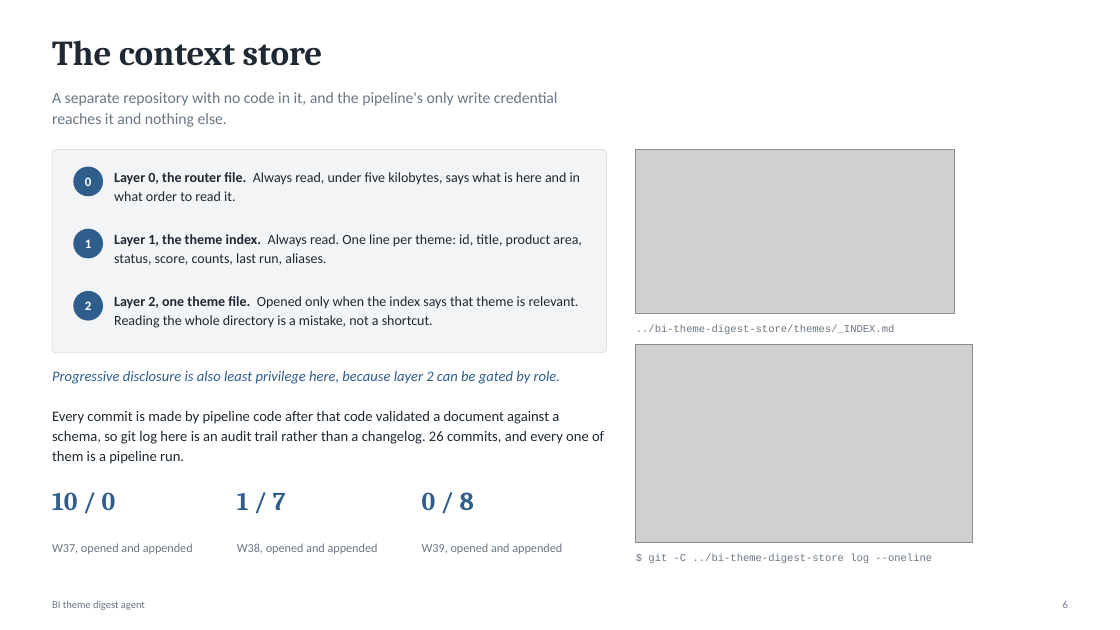
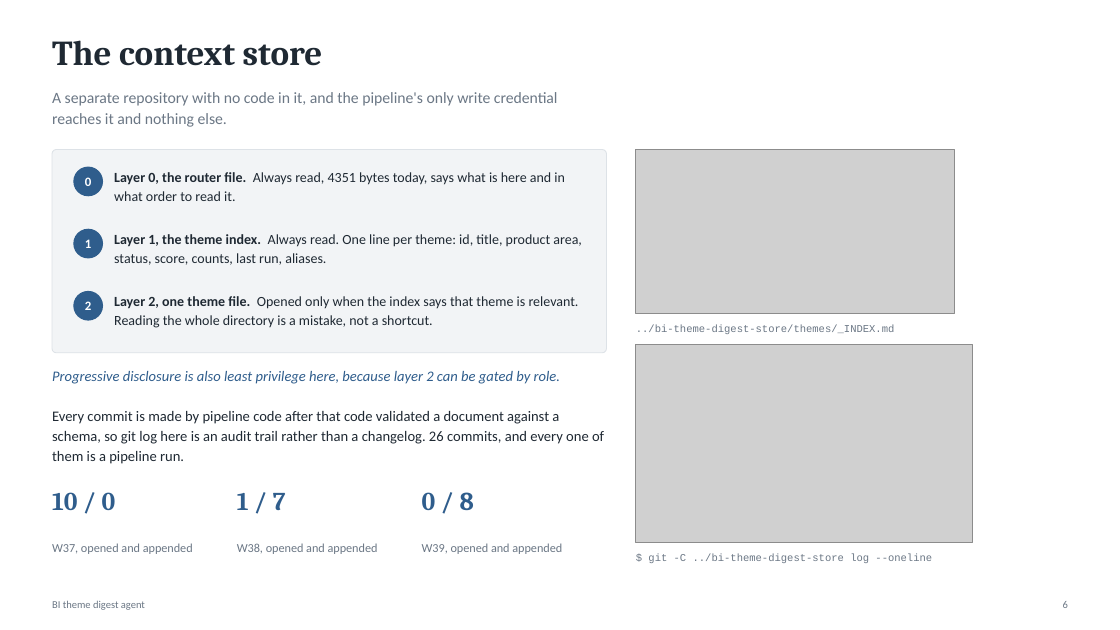
Before and after one commit to jimit1/bi-theme-digest-agent, a slide deck: slide 6 of deck/momentive-bi-digest.pptx. Drawn at 1120x630 pixels with LibreOffice and Linux fonts; fonts in the diff are those of the drawing; grey boxes stand for pictures. Boxes give left, top, right and bottom in pixels: in the first picture for what was removed or moved away, otherwise in the second. Text is boxed around its words. In the diff, an @@ line names an element or a change of style, - is before the commit and + after.

```diff
--- a/deck/momentive-bi-digest.pptx
+++ b/deck/momentive-bi-digest.pptx
@@ text at <box>114,172,565,201</box>: text changed @@
-Layer 0, the router file. Always read, under five kilobytes, says what is here and in what order to read it.
+Layer 0, the router file. Always read, 4351 bytes today, says what is here and in what order to read it.
```
Also in this commit, not shown: 6 other slides changed, 2 other files.
